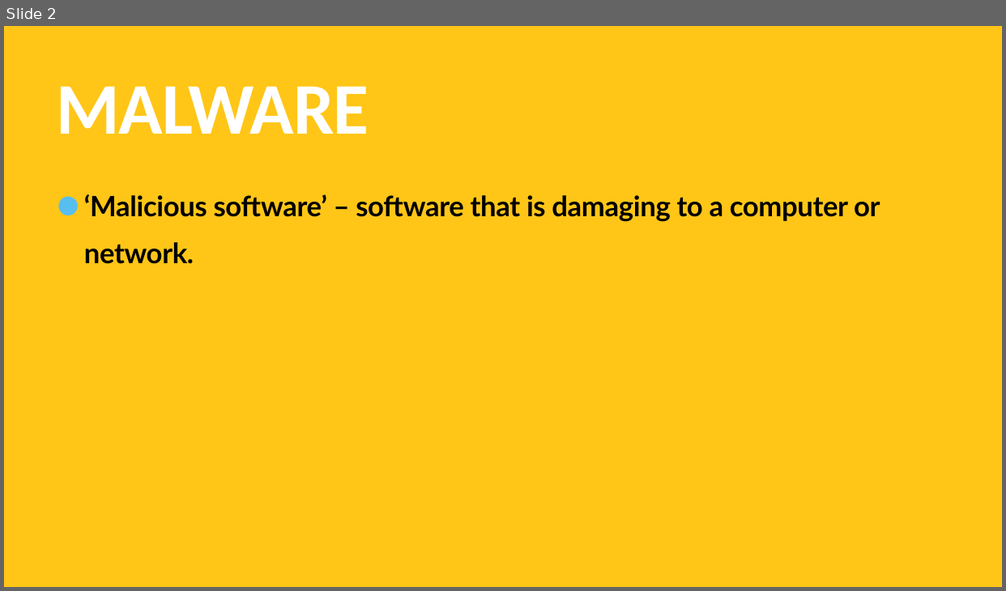
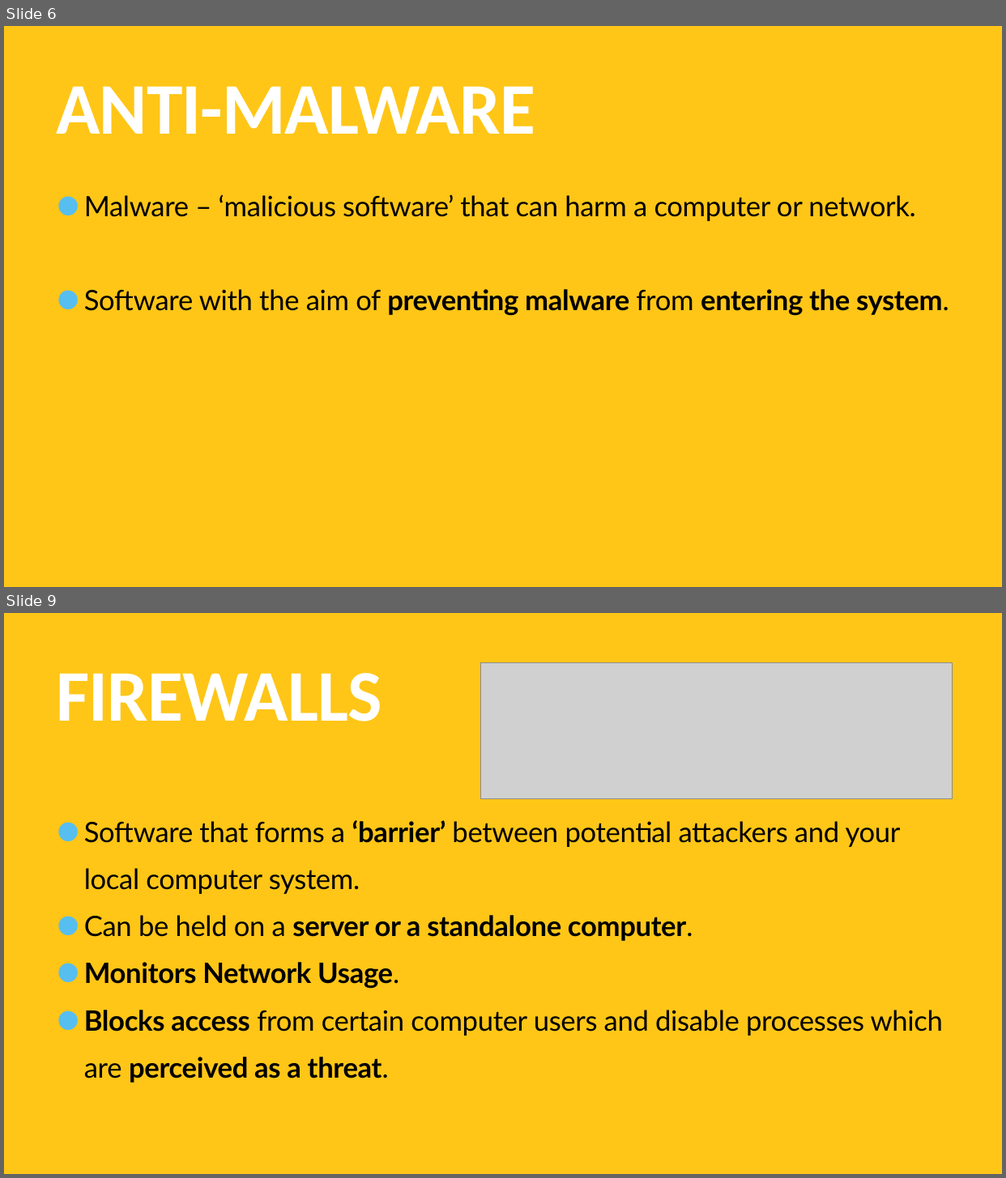
Before and after one commit to TommyWoodley/teaching, a slide deck: Y10/L2/L2.pptx. Shown one above the other, each under a label of ours: slide 2 before the commit, slides 6 and 9 after it; the slides between them are not shown. The pictures are 1006x591 and 1006x1178 pixels, drawn with LibreOffice and Linux fonts; fonts in the diff are those of the drawing; grey boxes stand for pictures. Boxes give left, top, right and bottom in pixels: in the first picture for what was removed or moved away, otherwise in the second. Text is boxed around its words. In the diff, an @@ line names an element or a change of style, - is before the commit and + after.

Commit message:
added anti-malware and firewalls

```diff
--- a/Y10/L2/L2.pptx
+++ b/Y10/L2/L2.pptx
@@ slide 9 added at <box>4,613,1002,1174</box>, background #FFC617 @@
@@ title added at <box>56,673,382,722</box>, 140 pt, text #FFFFFF, bold @@
+FIREWALLS
@@ picture added at <box>480,662,952,798</box> @@
@@ text added at <box>84,820,943,1083</box>, 54 pt, text #000000 @@
+• Software that forms a ‘barrier’ between potential attackers and your local computer system.
+• Can be held on a server or a standalone computer.
+• Monitors Network Usage.
+• Blocks access from certain computer users and disable processes which are perceived as a threat.
@@ what was slide 2 is now slide 6 @@
@@ slide 6 changed as well @@
@@ title at <box>56,86,535,134</box>: text changed @@
-MALWARE
+ANTI-MALWARE
@@ text at <box>84,194,949,316</box>: text changed; bold off @@
-• ‘Malicious software’ – software that is damaging to a computer or network.
+• Malware – ‘malicious software’ that can harm a computer or network.
+• Software with the aim of preventing malware from entering the system.
```
Also in this commit, not shown: 1 other slide changed, 7 other slides added, 9 slides removed, 1 other file.
